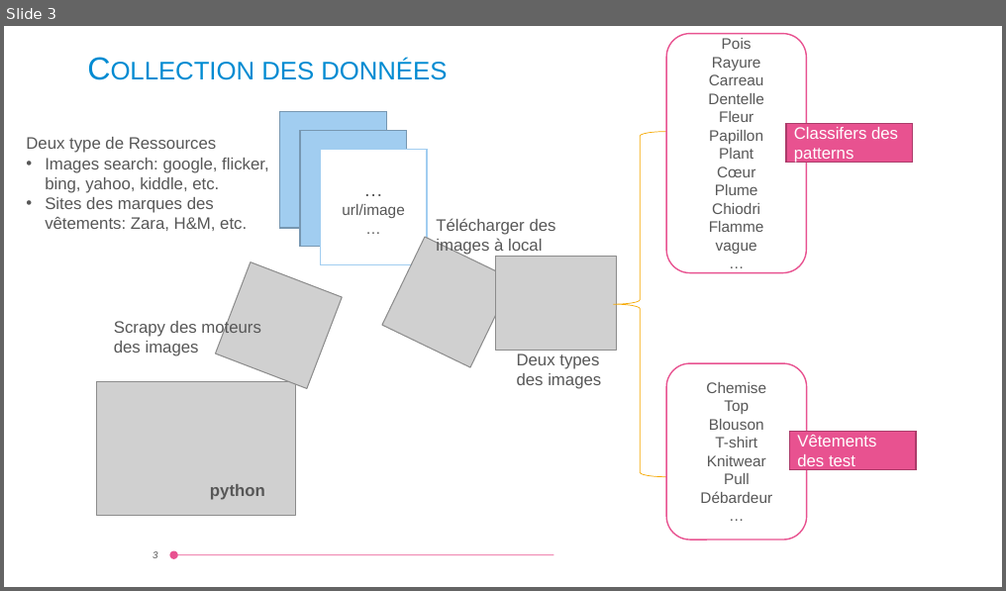
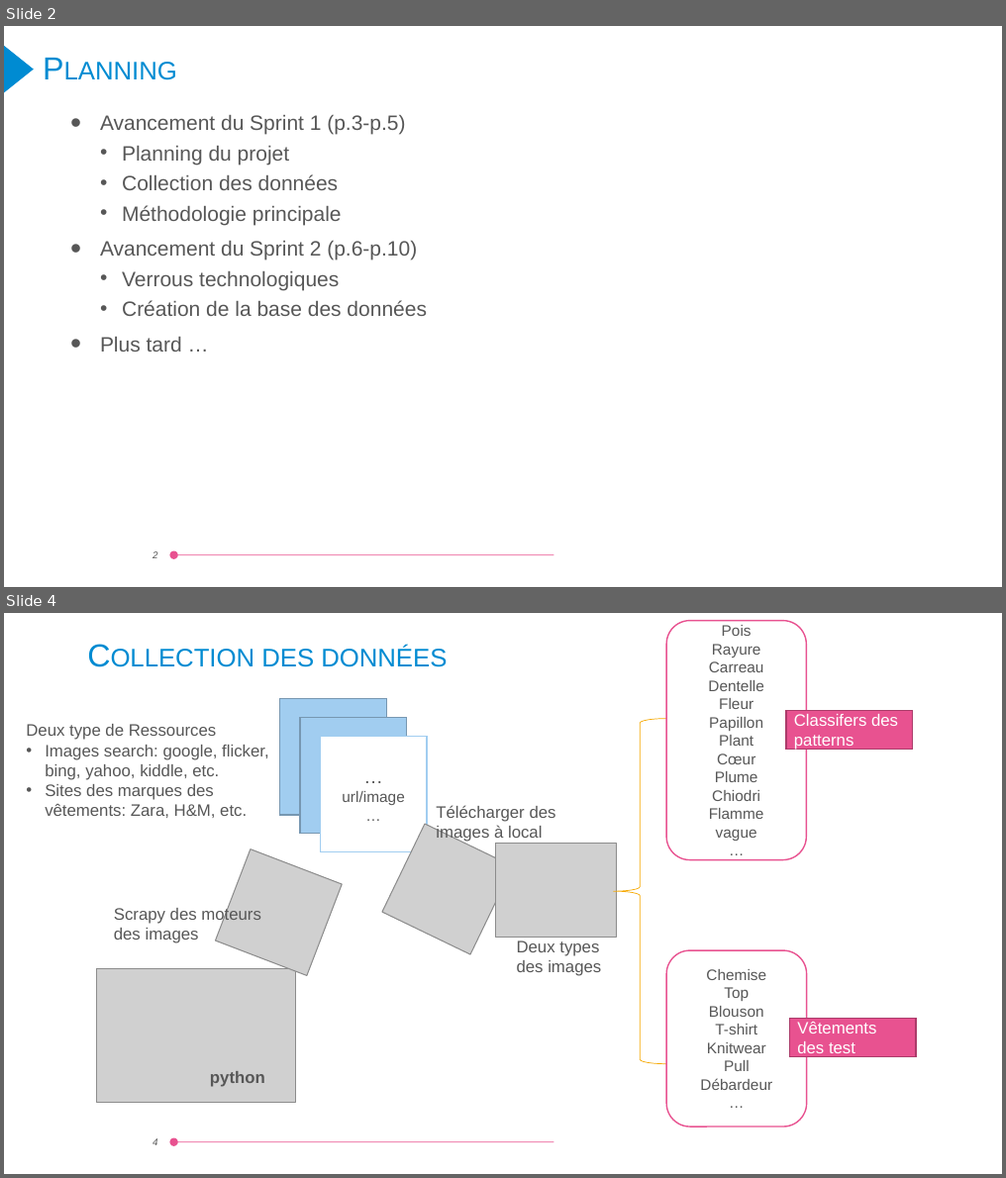
Before and after one commit to nanzhao2016/Projet_Mode, a slide deck: methodologie.pptx. Shown one above the other, each under a label of ours: slide 3 before the commit, slides 2 and 4 after it; the slides between them are not shown. The pictures are 1006x591 and 1006x1178 pixels, drawn with LibreOffice and Linux fonts; fonts in the diff are those of the drawing; grey boxes stand for pictures; background and template pictures are left out. Boxes give left, top, right and bottom in pixels: in the first picture for what was removed or moved away, otherwise in the second. Text is boxed around its words. In the diff, an @@ line names an element or a change of style, - is before the commit and + after.

Commit message:
avancement sprint 2

```diff
--- a/methodologie.pptx
+++ b/methodologie.pptx
@@ slide 2 added at [4, 26, 1002, 587], background picture (left out); not listed: 1 template element that a slide beside it also shows @@
@@ triangle added at [4, 47, 34, 93], fill #008BD2 @@
@@ text added at [100, 115, 427, 352], 15 pt, text #575757 @@
+• Avancement du Sprint 1 (p.3-p.5)
+  • Planning du projet
+  • Collection des données
+  • Méthodologie principale
+• Avancement du Sprint 2 (p.6-p.10)
+  • Verrous technologiques
+  • Création de la base des données
+• Plus tard …
@@ title added at [122, 146, 203, 165], 23 pt, text #008BD2, small capitals @@
+Planning
@@ page number added at [152, 552, 157, 559], 7 pt, text #575757, italic @@
+2
@@ what was slide 3 is now slide 4 @@
```
Also in this commit, not shown: 2 slides changed, 5 other slides added.
